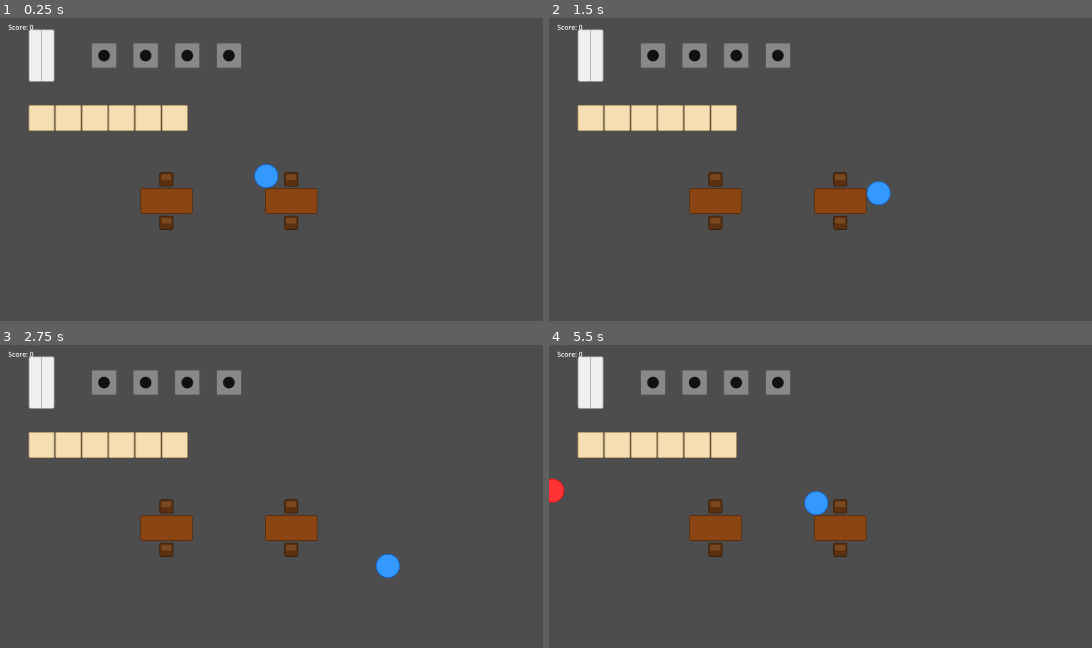
Above: before the commit, frames 1-4 (two rows, left to right).
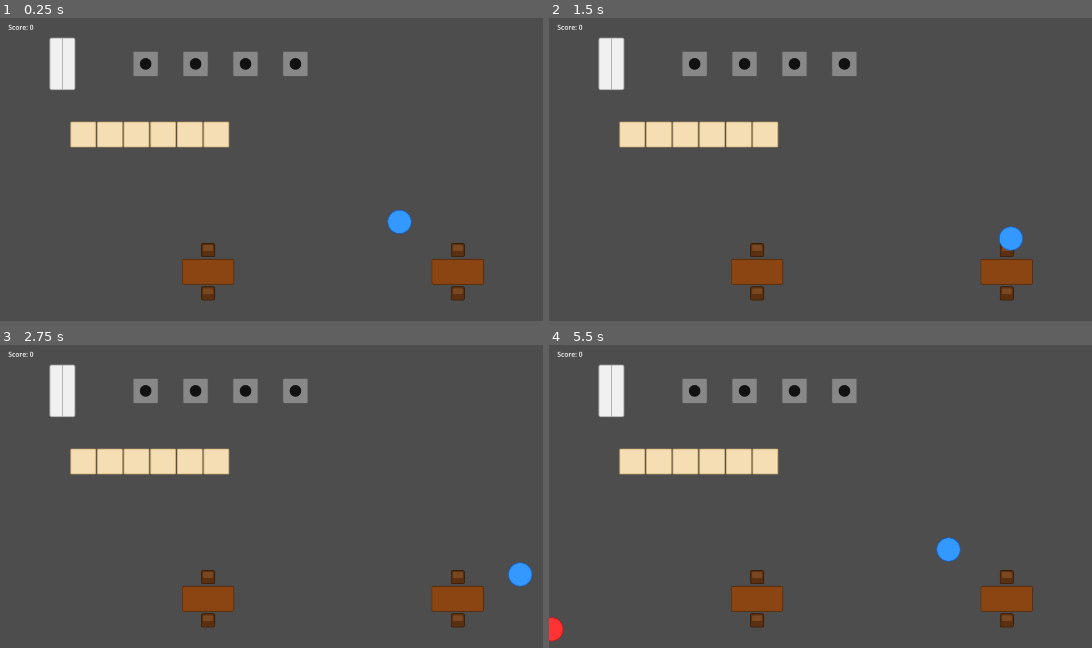
Above: after the commit, the same moments.

Repository: Grakvaloth/be-your-own-food
Game: Godot game, scene res://scenes/Main.tscn
Two runs of this game, one before a commit and one after it. Both use one fixed random seed, a clock stepped at 60 frames per second and the inputs below.
Inputs:
- Up to frame 1 (0.25 s): no input
- Up to frame 2 (1.5 s): tap Enter at 0.5 s; hold D (move_right) 0.53-1.28 s; tap E (interact) at 0.6, 1.35 s; hold S (move_down) from 1.28 s (still down)
- Up to frame 3 (2.75 s): release S (move_down) at 2.03 s; hold D (move_right) from 2.03 s (still down); tap E (interact) at 2.1 s
- Up to frame 4 (5.5 s): release D (move_right) at 2.78 s; hold W (move_up) 2.78-3.53 s; tap E (interact) every 0.75 s from 2.85 to 5.1 s; hold A (move_left) 3.53-5.03 s; hold S (move_down) from 5.03 s (still down)

The runs differ from the first frame. In frame 1, 12% of the frame differs, in the area x 5-90%, y 3-94%; in frame 2, 12%; in frame 3, 12%; in frame 4, 13%, in the area x 0-90%, y 3-99%.

Commit message:
Reposition game objects for 1920x1080 resolution
- Kitchen (fridge + stoves) at y=120, spread across x=150-710
- Counter row at y=290, x=200-520
- Tables at y=620, spread to x=500 and x=1100
- Player starts at center (960, 500)
- Guest spawn/wait/exit positions updated to match new layout
- NavigationRegion covers full 1920x1080 dining area

Co-Authored-By: Claude Sonnet 4.6 <noreply@anthropic.com>

Diff:
--- a/scenes/Main.tscn
+++ b/scenes/Main.tscn
@@ -12,7 +12,7 @@
 size = Vector2(64, 128)
 
 [sub_resource type="NavigationPolygon" id="NavigationPolygon_main1"]
-vertices = PackedVector2Array(0, 170, 1280, 170, 1280, 700, 0, 700)
+vertices = PackedVector2Array(0, 220, 1920, 220, 1920, 1060, 0, 1060)
 polygons = [PackedInt32Array(0, 1, 2, 3)]
 
 [node name="Main" type="Node2D"]
@@ -22,7 +22,7 @@
 navigation_polygon = SubResource("NavigationPolygon_main1")
 
 [node name="Fridge" type="StaticBody2D" parent="."]
-position = Vector2(100, 100)
+position = Vector2(150, 120)
 collision_layer = 2
 collision_mask = 0
 script = ExtResource("6_main1")
@@ -34,49 +34,49 @@
 shape = SubResource("RectangleShape2D_main1")
 
 [node name="Stove1" parent="." instance=ExtResource("2_main1")]
-position = Vector2(250, 100)
+position = Vector2(350, 120)
 
 [node name="Stove2" parent="." instance=ExtResource("2_main1")]
-position = Vector2(350, 100)
+position = Vector2(470, 120)
 
 [node name="Stove3" parent="." instance=ExtResource("2_main1")]
-position = Vector2(450, 100)
+position = Vector2(590, 120)
 
 [node name="Stove4" parent="." instance=ExtResource("2_main1")]
-position = Vector2(550, 100)
+position = Vector2(710, 120)
 
 [node name="Table1" parent="." instance=ExtResource("1_main1")]
-position = Vector2(400, 450)
+position = Vector2(500, 620)
 
 [node name="Table2" parent="." instance=ExtResource("1_main1")]
-position = Vector2(700, 450)
+position = Vector2(1100, 620)
 
 [node name="Counter1" parent="." instance=ExtResource("7_main1")]
-position = Vector2(100, 250)
+position = Vector2(200, 290)
 
 [node name="Counter2" parent="." instance=ExtResource("7_main1")]
-position = Vector2(164, 250)
+position = Vector2(264, 290)
 
 [node name="Counter3" parent="." instance=ExtResource("7_main1")]
-position = Vector2(228, 250)
+position = Vector2(328, 290)
 
 [node name="Counter4" parent="." instance=ExtResource("7_main1")]
-position = Vector2(292, 250)
+position = Vector2(392, 290)
 
 [node name="Counter5" parent="." instance=ExtResource("7_main1")]
-position = Vector2(356, 250)
+position = Vector2(456, 290)
 
 [node name="Counter6" parent="." instance=ExtResource("7_main1")]
-position = Vector2(420, 250)
+position = Vector2(520, 290)
 
 [node name="Player" parent="." instance=ExtResource("3_main1")]
-position = Vector2(640, 400)
+position = Vector2(960, 500)
 
 [node name="HUD" type="CanvasLayer" parent="."]
 
 [node name="ScoreLabel" type="Label" parent="HUD"]
 offset_left = 20.0
 offset_top = 20.0
-offset_right = 220.0
-offset_bottom = 50.0
+offset_right = 280.0
+offset_bottom = 60.0
 text = "Score: 0"
--- a/scripts/guest.gd
+++ b/scripts/guest.gd
@@ -13,7 +13,7 @@
 var _walk_target := Vector2.ZERO
 
 func _ready() -> void:
-	_walk_target = Vector2(150, 360)
+	_walk_target = Vector2(360, 390)
 	$OrderBubble.visible = false
 
 func _physics_process(_delta: float) -> void:
@@ -44,6 +44,7 @@
 			state = State.EATING
 		State.LEAVING:
 			get_parent().guest_served(self)
+			return
 
 func on_player_interact(player: CharacterBody2D) -> void:
 	match state:
@@ -56,4 +57,4 @@
 			if player.carried_item == current_order:
 				player.drop()
 				state = State.LEAVING
-				_walk_target = Vector2(-80, 360)
+				_walk_target = Vector2(-80, 700)
--- a/scripts/main.gd
+++ b/scripts/main.gd
@@ -23,7 +23,7 @@
 func _spawn_guest() -> void:
 	var g: CharacterBody2D = preload("res://scenes/Guest.tscn").instantiate()
 	g.assigned_table = _free_tables.pop_front()
-	g.global_position = Vector2(-50, 360)
+	g.global_position = Vector2(-50, 700)
 	add_child(g)
 	_guests.append(g)
 
